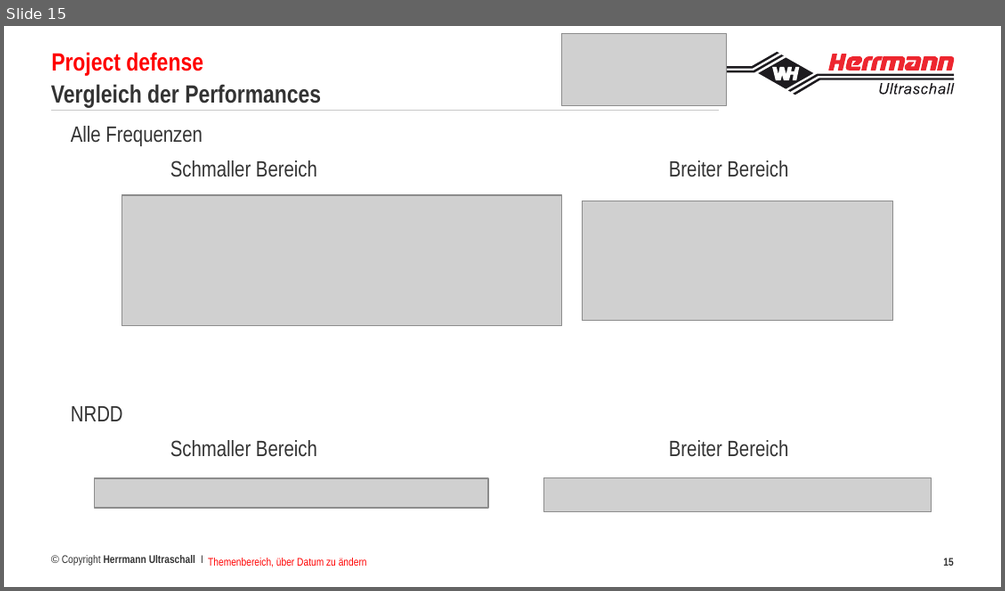
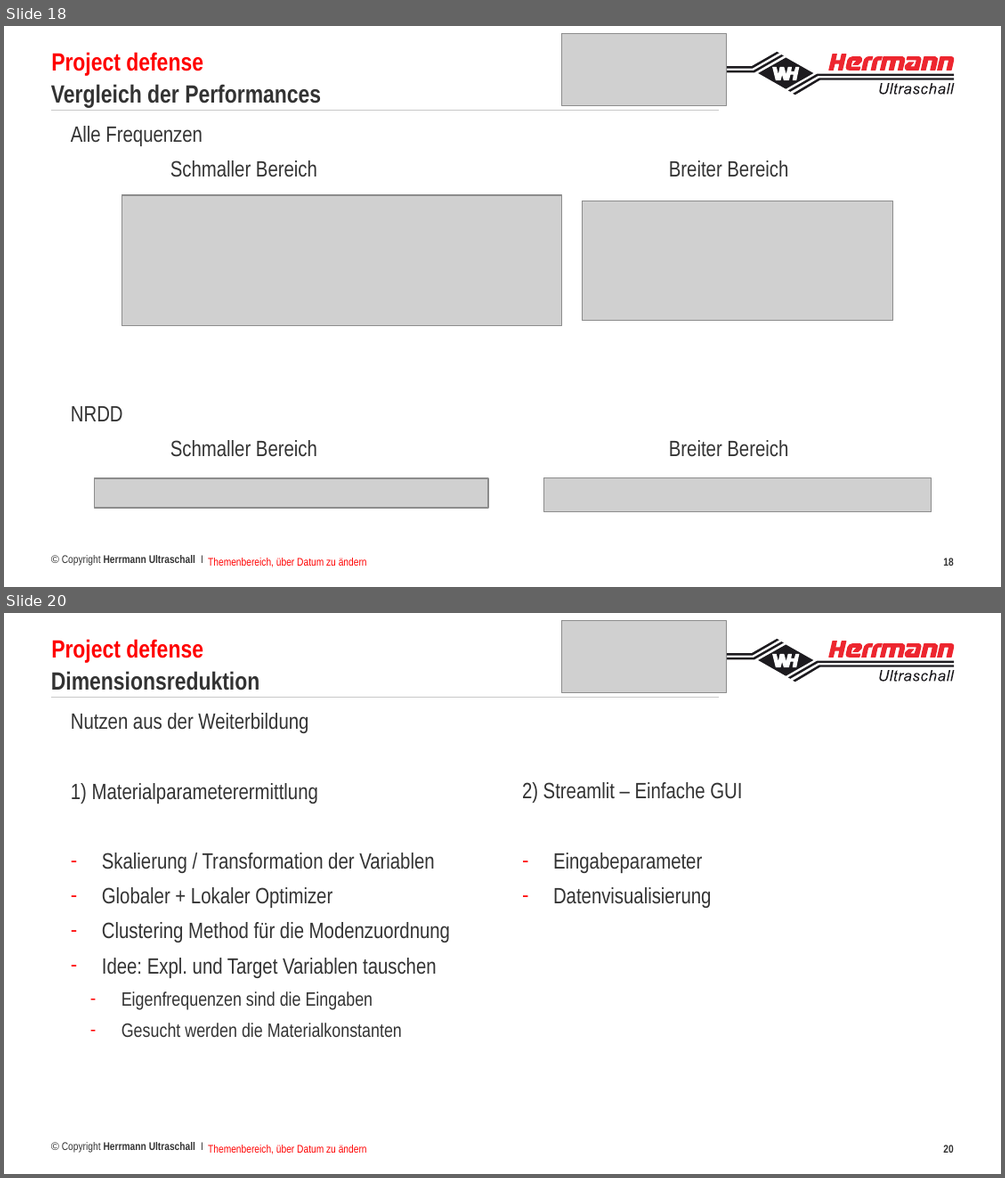
Before and after one commit to francoisbrouet/sep24_cds_int_us-welding, a slide deck: report/Präsentation-HU DataScience Projekt FBr.pptx. Shown one above the other, each under a label of ours: slide 15 before the commit, slides 18 and 20 after it; the slides between them are not shown. The pictures are 1005x591 and 1005x1178 pixels, drawn with LibreOffice and Linux fonts; fonts in the diff are those of the drawing; grey boxes stand for pictures; background and template pictures are left out. Boxes give left, top, right and bottom in pixels: in the first picture for what was removed or moved away, otherwise in the second. Text is boxed around its words. In the diff, an @@ line names an element or a change of style, - is before the commit and + after.

```diff
--- a/report/Präsentation-HU DataScience Projekt FBr.pptx
+++ b/report/Präsentation-HU DataScience Projekt FBr.pptx
@@ slide 20 added at [4, 613, 1001, 1174], background picture (left out); not listed: 27 template elements that a slide beside it also shows @@
@@ text added at [51, 639, 203, 662], 18 pt, text #FF0000, bold @@
+Project defense
@@ picture added at [561, 620, 726, 693] @@
@@ title added at [51, 671, 259, 690], 18 pt, text #333333, bold @@
+Dimensionsreduktion
@@ text added at [71, 713, 450, 1037], 16 pt, text #333333 @@
+  Nutzen aus der Weiterbildung
+  1) Materialparameterermittlung
+  – Skalierung / Transformation der Variablen
+  – Globaler + Lokaler Optimizer
+  – Clustering Method für die Modenzuordnung
+  – Idee: Expl. und Target Variablen tauschen
+    – Eigenfrequenzen sind die Eingaben
+    – Gesucht werden die Materialkonstanten
@@ text added at [522, 782, 742, 908], 16 pt, text #333333 @@
+  2) Streamlit – Einfache GUI
+  – Eingabeparameter
+  – Datenvisualisierung
@@ text added at [208, 1144, 367, 1154], 8 pt, text #FF0000 @@
+Themenbereich, über Datum zu ändern
@@ page number added at [943, 1144, 953, 1152], 8 pt, text #333333, bold @@
+20
@@ what was slide 15 is now slide 18 @@
```
Also in this commit, not shown: 2 slides changed, 3 other slides added, 2 other files.
